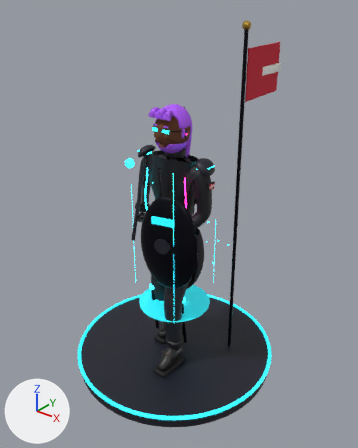
Renders of the glTF model model/helt/kaserne_neon.glb from each side of a commit.
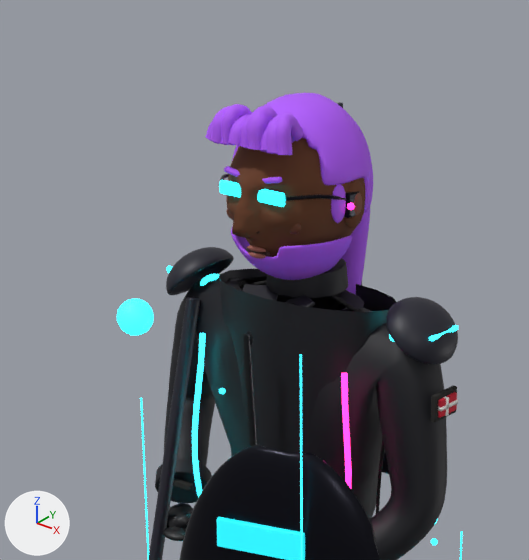
Each version appears first whole from a 50 mm camera at (2.53, -3.1, 3.41) aimed at (0.06, -0.01, 1.49), and next in a close-up on the part from 26% to 65% of the width and 18% to 51% of the height. The axes (+X, +Y, +Z) are drawn at lower left. The lights are the same throughout. The first two pictures are the older version. Where no turn or scale is listed for an object, it has been applied to the vertices. Vertices at exactly the same position are counted once.

Objects in the first close-up: 'hoved_net', 'menneske_net', 'op3_net', 'op4.001_net', 'vaaben_net' and 1 more.
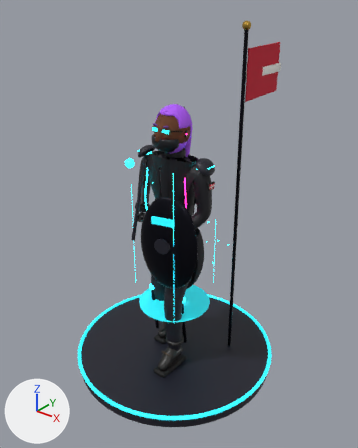
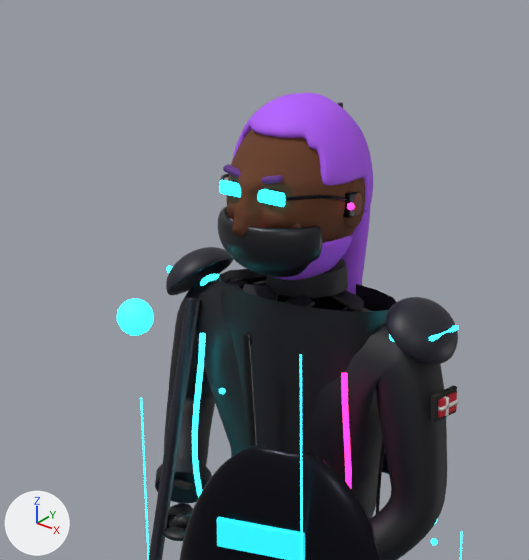
Where the newer file only moved an object's origin or applied its transform, the numbers keep the older frame.

Location of each change, [x1, y1, x2, y2] in pixels of the close-ups (529 x 560 px; the box of a moved part takes in the faces that stretch with it):
'hoved_net', reshaped (7% narrower)
    before: [206, 93, 373, 295]
    after: [218, 93, 373, 295]
part 1 of me_bakkenbart_010, added (black)
    after: [218, 206, 322, 277]
part 2 of me_bakkenbart_010, deleted (purple)
    before: [206, 104, 346, 223]
part 3 of me_bakkenbart_010, moved or reshaped
    both: [221, 99, 373, 280]

The change, as a diff of the scene's bpy script:
```diff
--- a/model/helt/kaserne_neon.glb.py
+++ b/model/helt/kaserne_neon.glb.py
@@ mat_bryn__63328c_pels @@
+mat_bryn__63328c_pels = principled_material('bryn|#63328c|pels')
+mat_bryn__63328c_pels.base_color = (0.125, 0.0319, 0.262)  # purple #63328c
+mat_bryn__63328c_pels.roughness = 0.75
@@ mat_ledmaske__101018_kulfiber @@
+mat_ledmaske__101018_kulfiber = principled_material('ledmaske|#101018|kulfiber')
+mat_ledmaske__101018_kulfiber.base_color = (0.00518, 0.00518, 0.00913)  # black #101018
+mat_ledmaske__101018_kulfiber.roughness = 0.4
@@ mat_oejenhule__5a3a2e @@
+mat_oejenhule__5a3a2e = principled_material('oejenhule|#5a3a2e')
+mat_oejenhule__5a3a2e.base_color = (0.102, 0.0423, 0.0273)  # brown #5a3a2e
+mat_oejenhule__5a3a2e.roughness = 0.7
@@ me_bakkenbart_010 @@
 # used by ob_hoved_net; location = (0.136, -0.045, 2.336)
-me_bakkenbart_010.from_pydata(...)  # 11573 vertices, 22632 faces; spans x -0.292..0.027, y -0.186..0.269, z -0.305..0.205
+me_bakkenbart_010.from_pydata(...)  # 11119 vertices, 21914 faces; spans x -0.292..0.027, y -0.186..0.269, z -0.305..0.202
+# me_bakkenbart_010 part 1: a new loose piece of 1001 vertices spanning x -0.27..-0.001, y -0.159..-0.047, z -0.17..-0.037, in mat_ledmaske__101018_kulfiber (black #101018)
+# me_bakkenbart_010 part 2: 11 loose pieces with 1658 vertices, spanning x -0.281..0.01, y -0.15..0.024, z -0.042..0.205, are deleted
+# me_bakkenbart_010 part 3: 105 vertices moved within x -0.286..0.023, y -0.132..0.212, z -0.168..0.051; 3843 vertices removed from x -0.292..0.027, y -0.132..0.269, z -0.202..0.197; 3607 vertices added at x -0.292..0.027, y -0.132..0.269, z -0.202..0.197
+# other edits to the shape of me_bakkenbart_010 do not show in these pictures
 me_bakkenbart_010.materials.append(mat_haar__b45cff_pels)
 me_bakkenbart_010.materials.append(mat_sortmetal__15151f)
-me_bakkenbart_010.materials.append(mat_haar__b45cff)  # purple #b45cff
 me_bakkenbart_010.materials.append(mat_glans__ffffff)
@@ me_bakkenbart_010 @@
 me_bakkenbart_010.materials.append(mat_vipper__140e0a)
+me_bakkenbart_010.materials.append(mat_bryn__63328c_pels)  # purple #63328c
+me_bakkenbart_010.materials.append(mat_ledmaske__101018_kulfiber)  # black #101018
+me_bakkenbart_010.materials.append(mat_neonroer__ff2d9a)  # pink #ff2d9a, glowing pink #ff2d9a
+me_bakkenbart_010.materials.append(mat_oejenhule__5a3a2e)  # brown #5a3a2e
```
